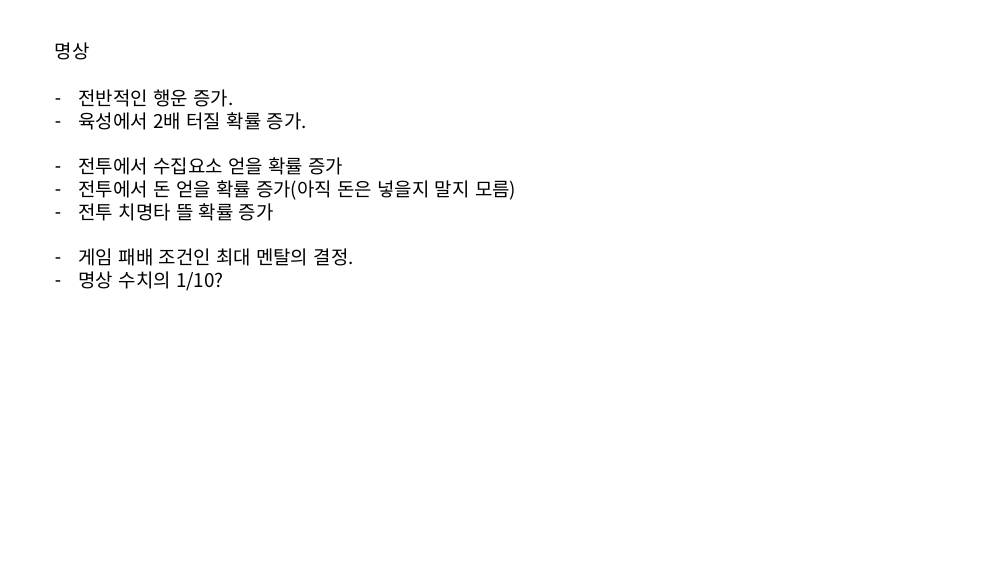
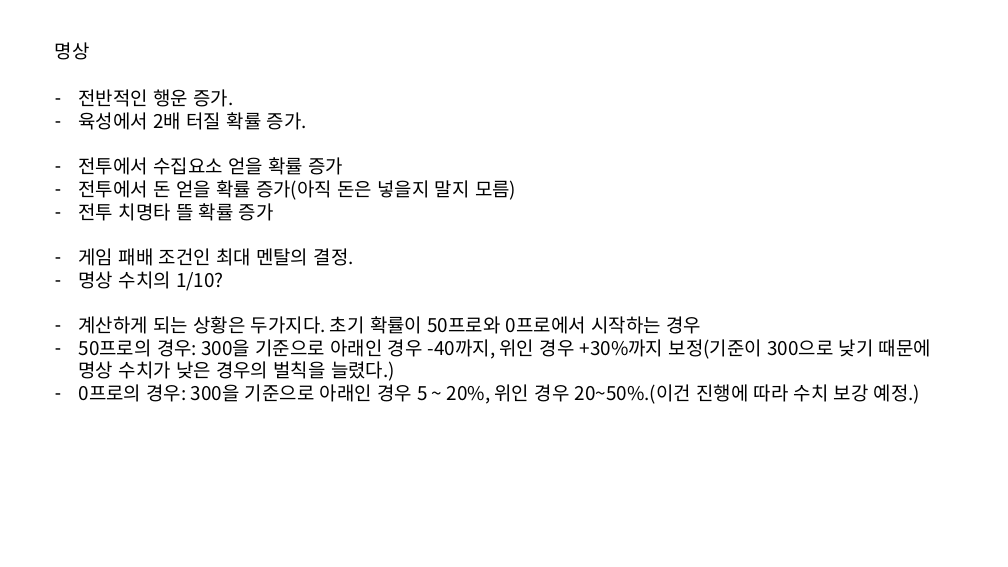
Before and after one commit to IdfKLeh/capstone, a slide deck: slide 5 of 육성.pptx. Drawn at 1008x567 pixels with LibreOffice and Linux fonts; fonts in the diff are those of the drawing. Boxes give left, top, right and bottom in pixels: in the first picture for what was removed or moved away, otherwise in the second. Text is boxed around its words. In the diff, an @@ line names an element or a change of style, - is before the commit and + after.

```diff
--- a/육성.pptx
+++ b/육성.pptx
@@ text at (79, 316, 931, 404): paragraphs added @@
+– 계산하게 되는 상황은 두가지다. 초기 확률이 50프로와 0프로에서 시작하는 경우
+– 50프로의 경우: 300을 기준으로 아래인 경우 -40까지, 위인 경우 +30%까지 보정(기준이 300으로 낮기 때문에 명상 수치가 낮은 경우의 벌칙을 늘렸다.)
+– 0프로의 경우: 300을 기준으로 아래인 경우 5 ~ 20%, 위인 경우 20~50%.(이건 진행에 따라 수치 보강 예정.)
```
Also in this commit, not shown: 1 other file.
